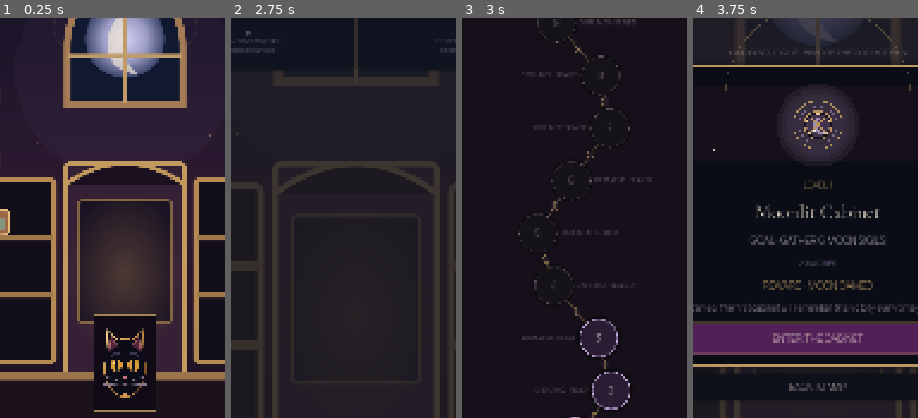
Above: before the commit, frames 1-4 (left to right).
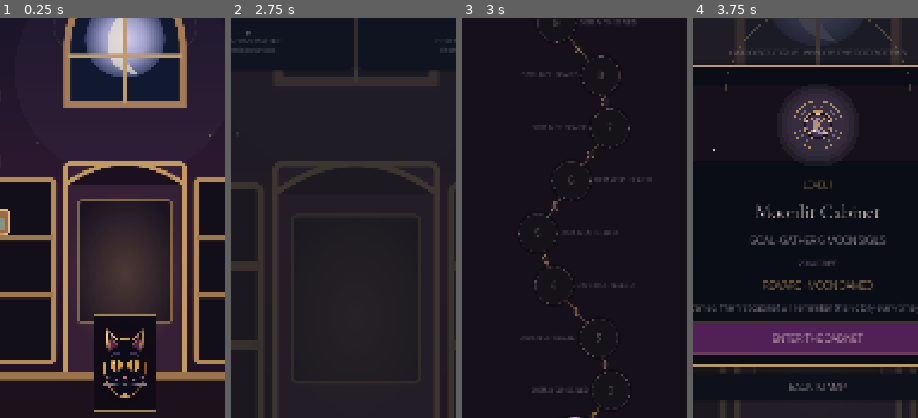
Above: after the commit, the same moments.

Repository: Jay-prodesign/akilta-match3
Game: Godot game, scene res://src/app/app_bootstrap.tscn
Same seed, same stepped clock (60 frames per second), same inputs: the game is played once before the commit and once after it.
Inputs:
- Up to frame 1 (0.25 s): no input
- Up to frame 2 (2.75 s): click "RELIQUARY · 0 / 3" at 0.5 s; click "BACK TO THE HOUSE" at 1.25 s; click "OPEN CURIO MAP" at 2 s
- Up to frame 3 (3 s): click "✦ CURIO BOUTIQUE Rare finds ·…" at 2.75 s
- Up to frame 4 (3.75 s): click "1" at 3.5 s
The pictures show only the part of the screen within x 22-72%, y 24-74%; the shares and areas given below are measured in that part.

Frames 1-2 are identical in both runs. In frame 3, 2.8% of the frame differs, in the area x 25-75%, y 75-98%; in frame 4, nothing differs.

Commit message:
fix(progression): separate authored level count from founder-approved playable cap

Diff:
--- a/src/app/app_bootstrap.gd
+++ b/src/app/app_bootstrap.gd
@@ -32,6 +32,8 @@
 ## Founder explicitly authorized Levels 1–3 to be playable in this review build.
 ## Internal playtest override recorded in D-024 gate candidate: Levels 1–3 only.
 const TEST_LEVEL_COUNT := 3
+# Founder approval gate: do not expose authored Level 2+ until Level 1 is reviewed.
+const FOUNDER_APPROVED_LEVEL_COUNT := 1
 
 @onready var screen_host: Node = $ScreenHost
 
@@ -79,7 +81,7 @@
 	if not navigation.go(NavigationScript.Route.MAP):
 		return false
 	var screen: Node = MapScene.instantiate()
-	screen.set("canonical_level_cap", TEST_LEVEL_COUNT)
+	screen.set("canonical_level_cap", FOUNDER_APPROVED_LEVEL_COUNT)
 	_show_screen(screen)
 	screen.set_progress(progress)
 	screen.back_requested.connect(_on_map_back)
@@ -87,7 +89,7 @@
 	return true
 
 func show_prestart(level_number: int) -> bool:
-	if level_number < 1 or level_number > TEST_LEVEL_COUNT or navigation.current() != NavigationScript.Route.MAP:
+	if level_number < 1 or level_number > FOUNDER_APPROVED_LEVEL_COUNT or navigation.current() != NavigationScript.Route.MAP:
 		return false
 	if not navigation.go(NavigationScript.Route.PRESTART, {"level": level_number}):
 		return false
@@ -281,7 +283,7 @@
 func _render_house() -> void:
 	var screen: Node = HouseScene.instantiate()
 	_show_screen(screen)
-	screen.set_available_level_count(TEST_LEVEL_COUNT)
+	screen.set_available_level_count(FOUNDER_APPROVED_LEVEL_COUNT)
 	screen.set_progress(progress)
 	screen.collection_requested.connect(show_collection)
 	screen.map_requested.connect(show_chapters)
